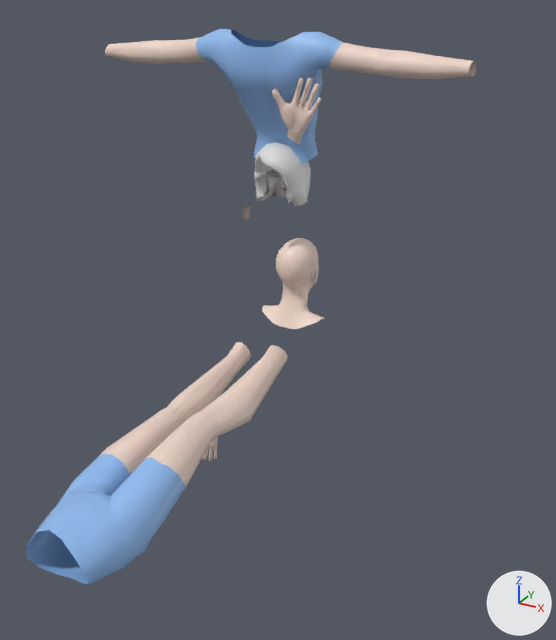
An edit to the COLLADA model modules/world/avatarbase/art/assets/models/collada/Avatars/FemaleAvatar/Female_Bind.dae, drawn before and after from the same camera.
Both versions are drawn from a camera (50 mm lens) standing at (0.0119, -0.022, 0.0229) and looking at (0.0012, -0.0025, 0.0132). The lights are fixed; the arrows at lower right show +X, +Y and +Z. Where no turn or scale is listed for an object, it has been applied to the vertices.

The first picture shows 'Hands', 'HeadGeo', 'LegsNude', 'M_pt_left', 'TorsoNude'.
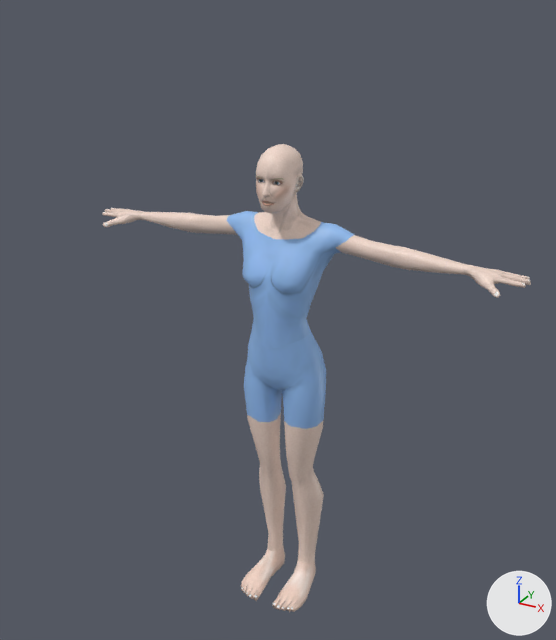
Pixel boxes (x1, y1, x2, y2) of what changed, in the pictures (556 x 640 px):
'LegsNude', moved, turned: before (25, 342, 288, 584); after (244, 329, 326, 563)
'TorsoNude', moved, turned: before (105, 29, 476, 164); after (141, 211, 465, 348)
'HeadGeo', moved, turned: before (262, 238, 325, 329); after (254, 144, 321, 239)
'Hands', moved, turned: before (202, 78, 321, 463); after (103, 208, 531, 298)
'M_pt_left', deleted: before (254, 142, 311, 207)
'FemaleFeet_Nude', added: after (241, 546, 316, 612)

Edits to the bpy script that builds the scene:
```text
Add img_femalefeetclr_png:
    img_femalefeetclr_png = load_image('FemaleFeetCLR.png', 'FemaleFeetCLR.png', 512, 512, 'sRGB')
Add mat_feetshader:
    mat_feetshader = principled_material('FeetShader')
    mat_feetshader.texture = img_femalefeetclr_png
    mat_feetshader.roughness = 0.47
Add me_femalefeet_nudeshape:
    me_femalefeet_nudeshape.from_pydata(...)  # 200 vertices, 376 faces; spans x -0.00138..0.00138, y -0.00148..0.00135, z -0.00005..0.00113
    me_femalefeet_nudeshape.materials.append(mat_feetshader)  # picture img_femalefeetclr_png
Remove ob_m_pt_left:
    ob_m_pt_left = bpy.data.objects.new('M_pt_left', me_m_pt_leftshape)
    ob_m_pt_left.location = (0.0, 0.0, 0.0)
Change ob_legsnude:
    ob_legsnude.rotation_euler: (1.321, 2.99, -0.0385) -> (0.0, 0.0, 0.0)  # degrees (76, 171, -2.2) -> degrees (0, 0, 0)
    ob_legsnude.location: (-0.00079, 0.00041, 0.01177) -> (0.0, 0.0, 0.0)
Change ob_torsonude:
    ob_torsonude.rotation_euler: (-0.17, 0.0, 3.142) -> (0.0, 0.0, 0.0)  # degrees (-10, 0, 180) -> degrees (0, 0, 0)
    ob_torsonude.location: (0.0, 0.00217, 0.00634) -> (0.0, 0.0, 0.0)
Change ob_headgeo:
    ob_headgeo.rotation_euler: (-0.142, 0.0, 3.142) -> (0.0, 0.0, 0.0)  # degrees (-8.1, 0, 180) -> degrees (0, 0, 0)
    ob_headgeo.location: (0.0, 0.00343, -0.00339) -> (0.0, 0.0, 0.0)
Change ob_hands:
    ob_hands.rotation_euler: (-1.324, -1.237, -0.234) -> (0.0, 0.0, 0.0)  # degrees (-76, -71, -13) -> degrees (0, 0, 0)
    ob_hands.location: (-0.00147, -0.01533, 0.01167) -> (0.0, 0.0, 0.0)
Add ob_femalefeet_nude:
    ob_femalefeet_nude = bpy.data.objects.new('FemaleFeet_Nude', me_femalefeet_nudeshape)
    ob_femalefeet_nude.location = (0.0, 0.0, 0.0)
```
